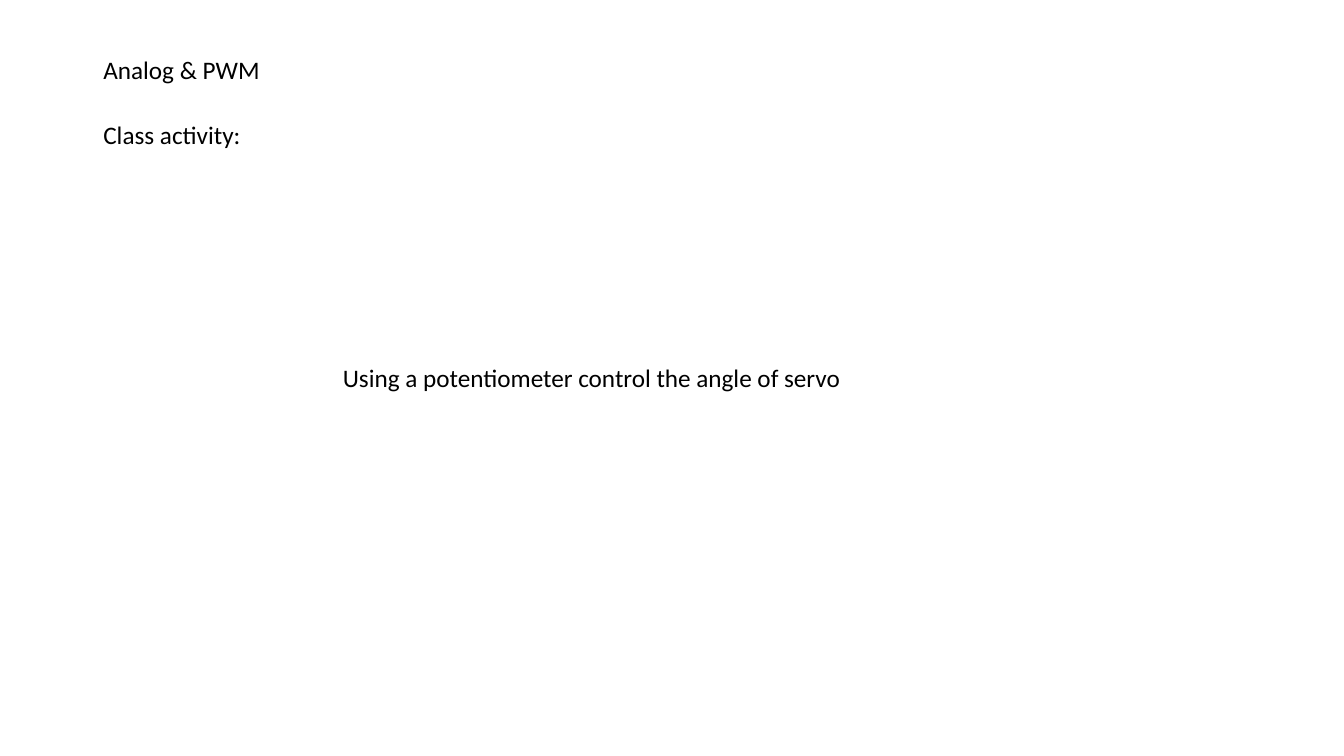
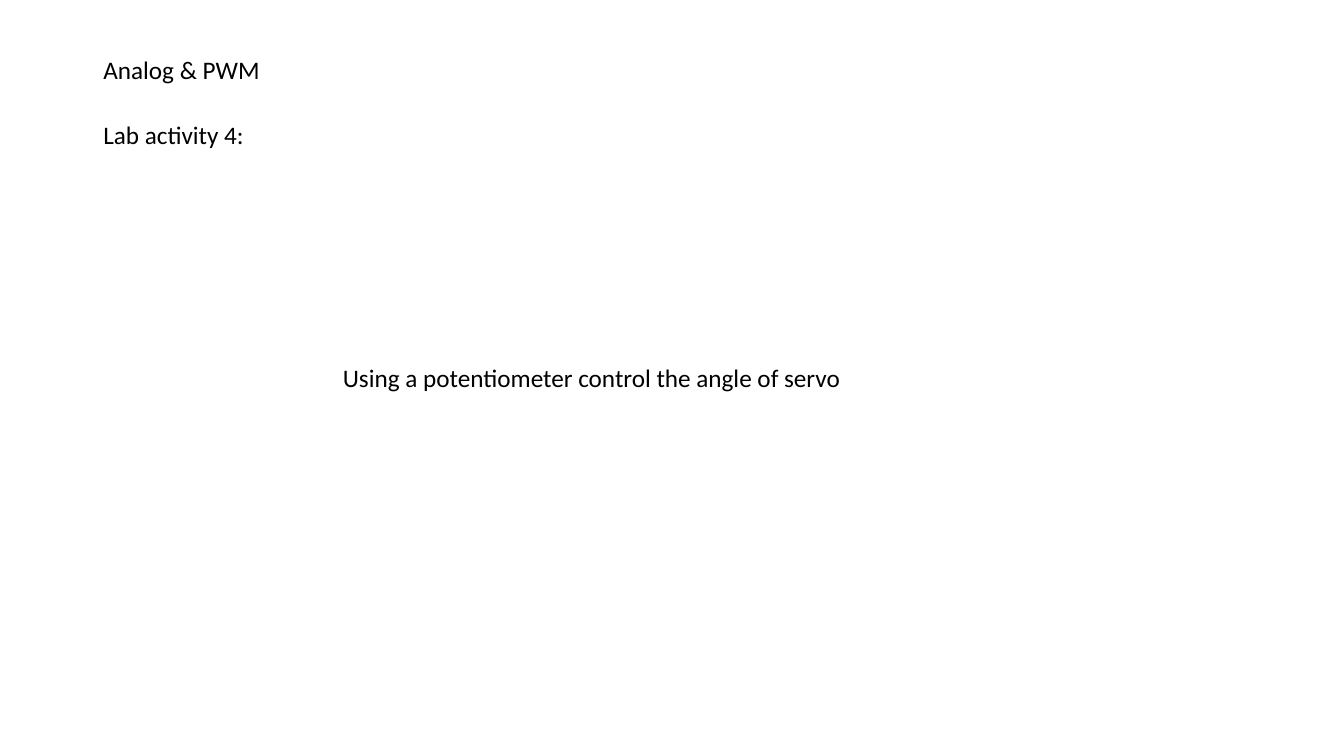
Before and after one commit to haq-m/MCTE3104-s1.1819, a slide deck: slide 18 of session-1/MCTE 3104 - ses01.pptx. Drawn at 1344x756 pixels with LibreOffice and Linux fonts; fonts in the diff are those of the drawing. Boxes give left, top, right and bottom in pixels: in the first picture for what was removed or moved away, otherwise in the second. Text is boxed around its words. In the diff, an @@ line names an element or a change of style, - is before the commit and + after.

```diff
--- a/session-1/MCTE 3104 - ses01.pptx
+++ b/session-1/MCTE 3104 - ses01.pptx
@@ text at (103,126,243,148): text changed @@
-Class activity:
+Lab activity 4:
```
Also in this commit, not shown: 8 other slides changed.
